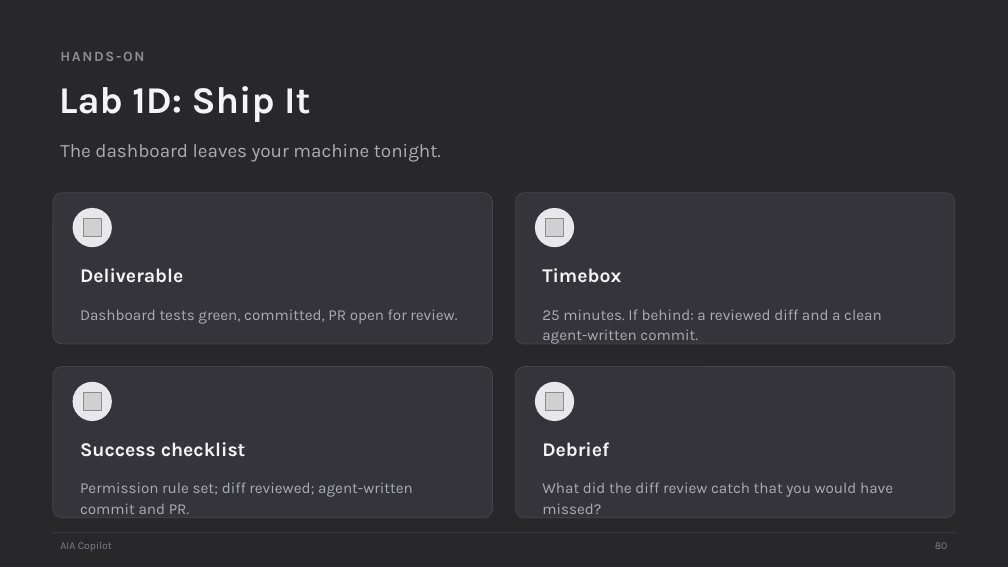
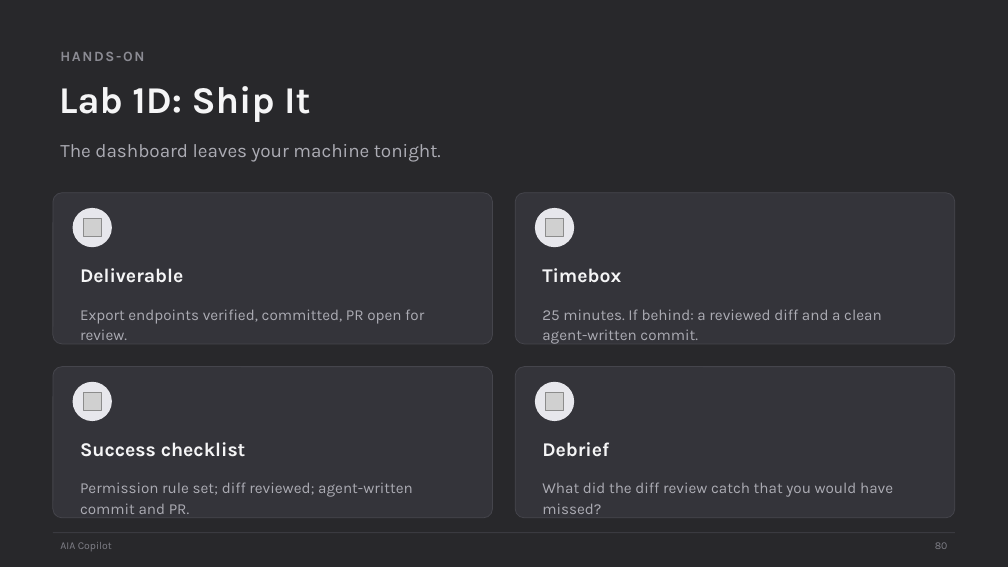
Before and after one commit to scottrhay/AIA-ClaudeCopilot, a slide deck: slide 80 of claude-code-3day/slides/Day1_Claude_Code_Fundamentals.pptx. Drawn at 1008x567 pixels with LibreOffice and Linux fonts; fonts in the diff are those of the drawing; grey boxes stand for pictures. Boxes give left, top, right and bottom in pixels: in the first picture for what was removed or moved away, otherwise in the second. Text is boxed around its words. In the diff, an @@ line names an element or a change of style, - is before the commit and + after.

```diff
--- a/claude-code-3day/slides/Day1_Claude_Code_Fundamentals.pptx
+++ b/claude-code-3day/slides/Day1_Claude_Code_Fundamentals.pptx
@@ text at (x1=80, y1=309, x2=424, y2=340): text changed @@
-Dashboard tests green, committed, PR open for review.
+Export endpoints verified, committed, PR open for review.
```
Also in this commit, not shown: 4 other slides changed, 6 other files.
